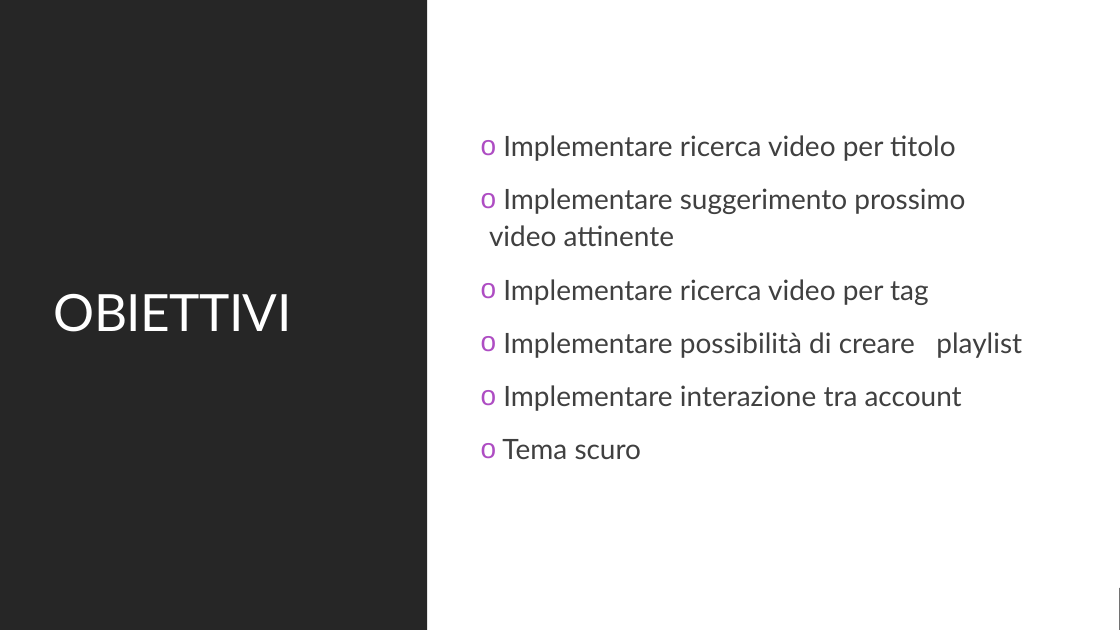
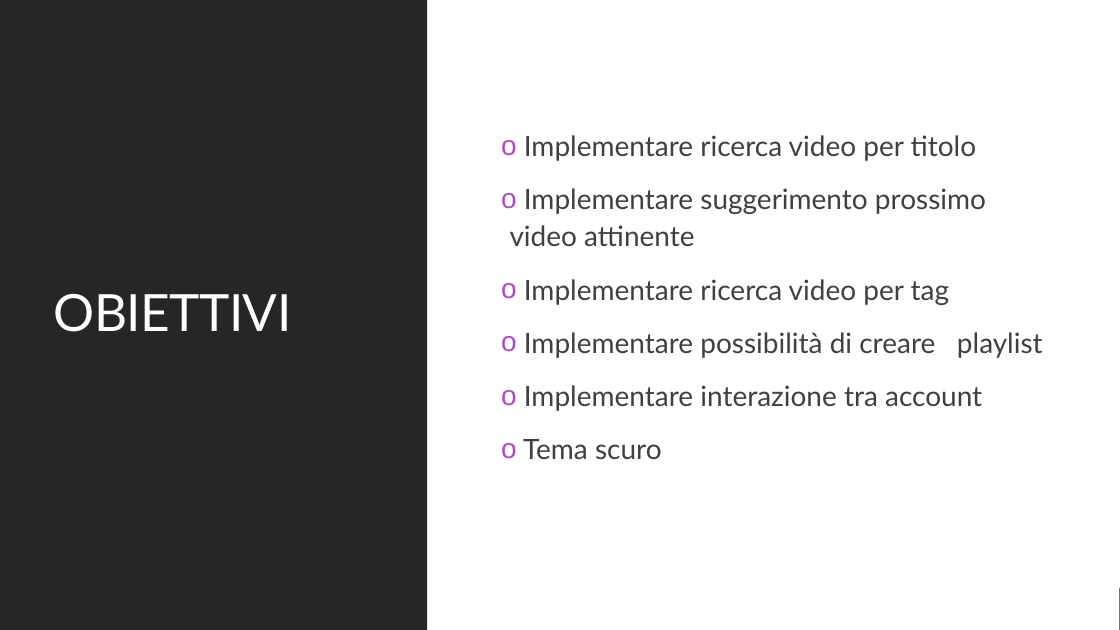
Before and after one commit to PirottaNicola/TC-Mproject_Boffelli_Pirotta, a slide deck: slide 4 of Preparation files/MyTEDx_Presentazione.pptx. Drawn at 1120x630 pixels with LibreOffice and Linux fonts; fonts in the diff are those of the drawing. Boxes give left, top, right and bottom in pixels: in the first picture for what was removed or moved away, otherwise in the second. Text is boxed around its words. In the diff, an @@ line names an element or a change of style, - is before the commit and + after.

```diff
--- a/Preparation files/MyTEDx_Presentazione.pptx
+++ b/Preparation files/MyTEDx_Presentazione.pptx
@@ text "Implementare ricerca video per titolo": place and size @@
-text "Implementare ricerca video per titolo" at [489, 135, 1022, 459]
+text "Implementare ricerca video per titolo" at [510, 135, 1043, 459]
```
Also in this commit, not shown: 3 other slides changed.
